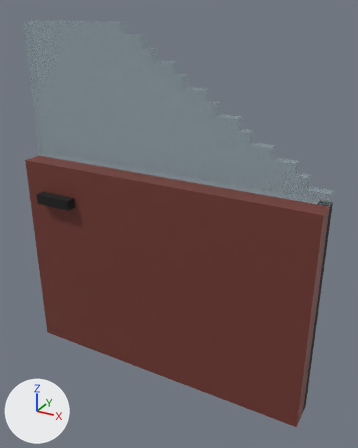
The glTF model packages/deadvox/src/content/base/assets/models/hatchback_front_door.glb, before and after one commit.
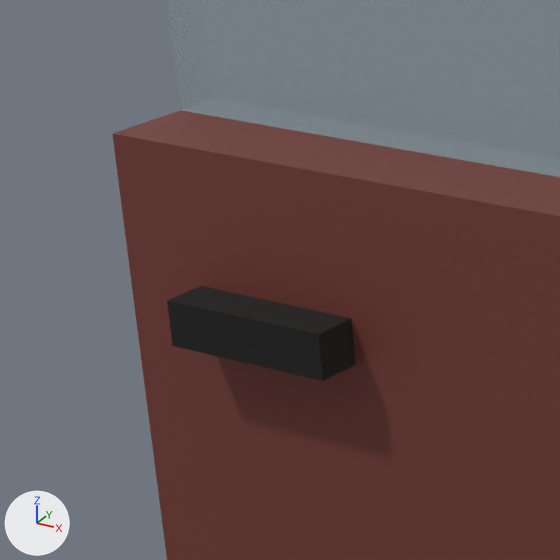
There are two pictures of each version: one whole from a 50 mm lens placed at (0.908, -1.972, 1.414), pointed at (0.273, -0.817, 0.837), one close up on the part from 1% to 33% of the width and 30% to 55% of the height. Lighting does not change. The marker at lower left points along +X, +Y and +Z. The older version's two pictures come first. Where no turn or scale is listed for an object, it has been applied to the vertices. Vertices at exactly the same position are counted once.

In view in the first close-up: 'body:compound'.
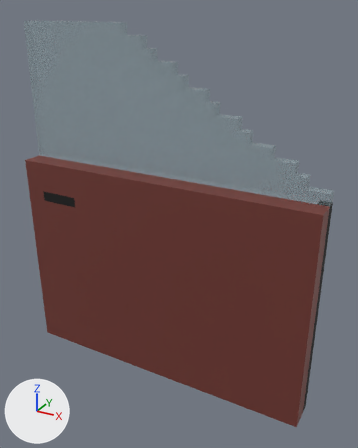
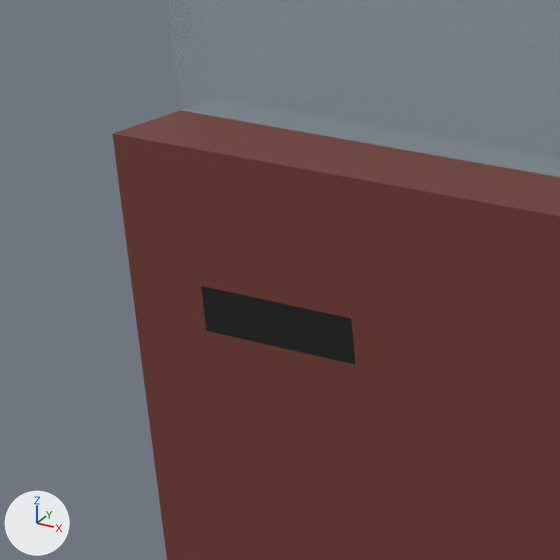
Pixel boxes [x1, y1, x2, y2] of what changed, in the close-ups (560 x 560 px):
```json
{"part": 1, "of": "me_body_compound", "change": "cut back", "before": [167, 286, 355, 381], "after": [201, 286, 355, 364]}
```

Edits to the scene script, one JSON object a line:
```json
{"block": "me_body_compound", "where": "# used by ob_body_compound; location = (0.0, 0.0, 0.0)"}
{"op": "remove", "block": "me_body_compound", "code": "me_body_compound.from_pydata(...)  # 107 vertices, 150 faces; spans x -0.25..0.688, y -0.906..-0.781, z 0.312..1.375"}
{"op": "add", "block": "me_body_compound", "code": "me_body_compound.from_pydata(...)  # 103 vertices, 142 faces; spans x -0.25..0.688, y -0.875..-0.781, z 0.312..1.375"}
{"block": "me_body_compound", "change": "me_body_compound part 1"}
{"block": "me_body_compound", "change": "4 vertices are removed from x -0.188..-0.062, y -0.906, z 0.844..0.875"}
{"block": "me_body_compound", "change": "10 faces are deleted"}
{"block": "me_body_compound", "change": "2 new faces join them, mat_0f0f0f (black #0f0f0f)"}
```
